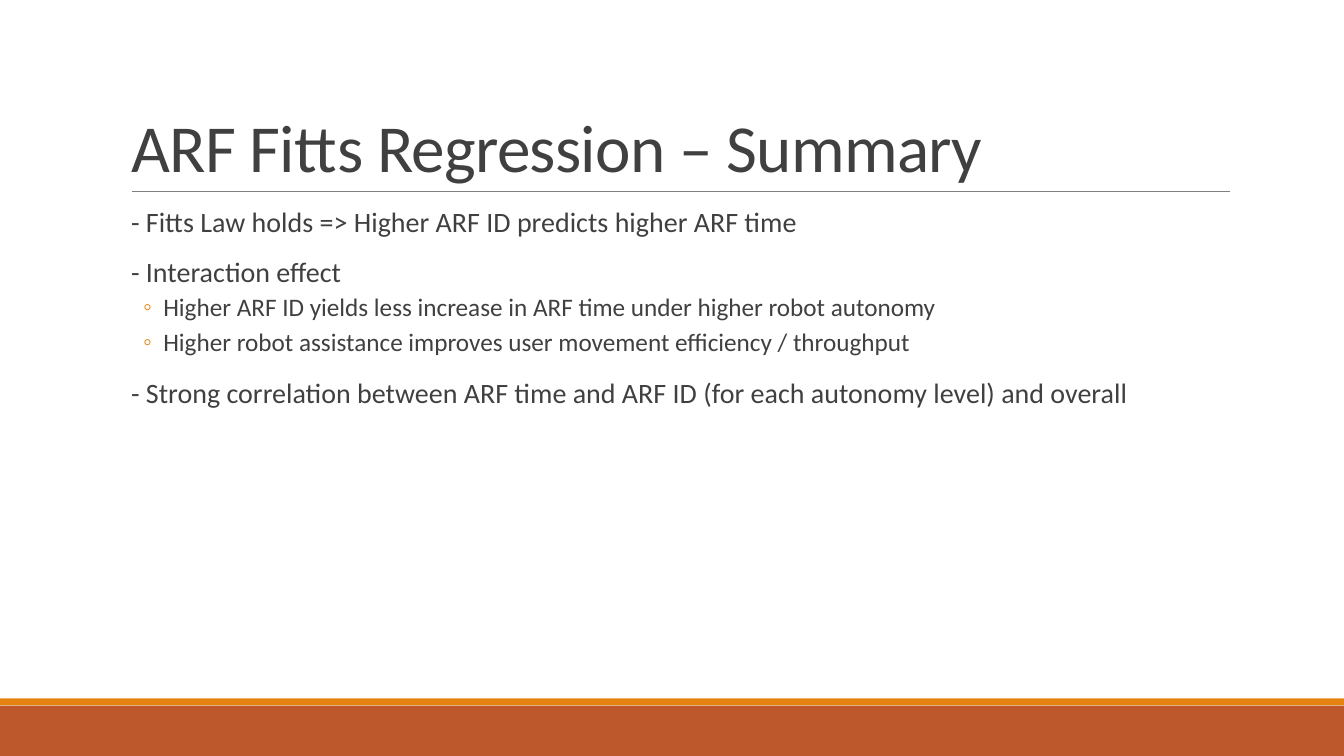
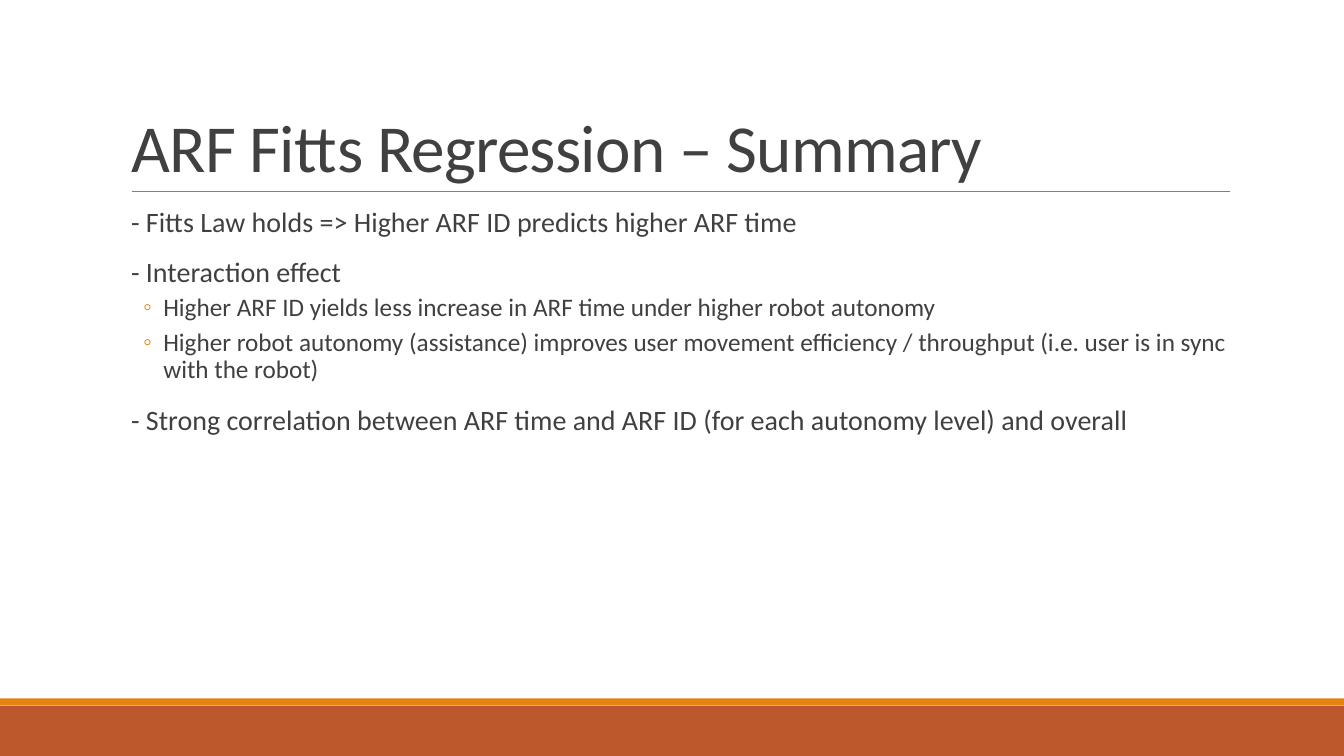
Before and after one commit to mpan31415/AutonomyFitts, a slide deck: slide 157 of R_analysis/results_interpretation.pptx (slide 155 before the commit). Drawn at 1344x756 pixels with LibreOffice and Linux fonts; fonts in the diff are those of the drawing. Boxes give left, top, right and bottom in pixels: in the first picture for what was removed or moved away, otherwise in the second. Text is boxed around its words. In the diff, an @@ line names an element or a change of style, - is before the commit and + after.

```diff
--- a/R_analysis/results_interpretation.pptx
+++ b/R_analysis/results_interpretation.pptx
@@ text at box(163, 333, 1226, 381): text changed @@
-  ◦ Higher robot assistance improves user movement efficiency / throughput
+  ◦ Higher robot autonomy (assistance) improves user movement efficiency / throughput (i.e. user is in sync with the robot)
```
Also in this commit, not shown: 3 other slides changed, 4 slides added, 4 other files.
